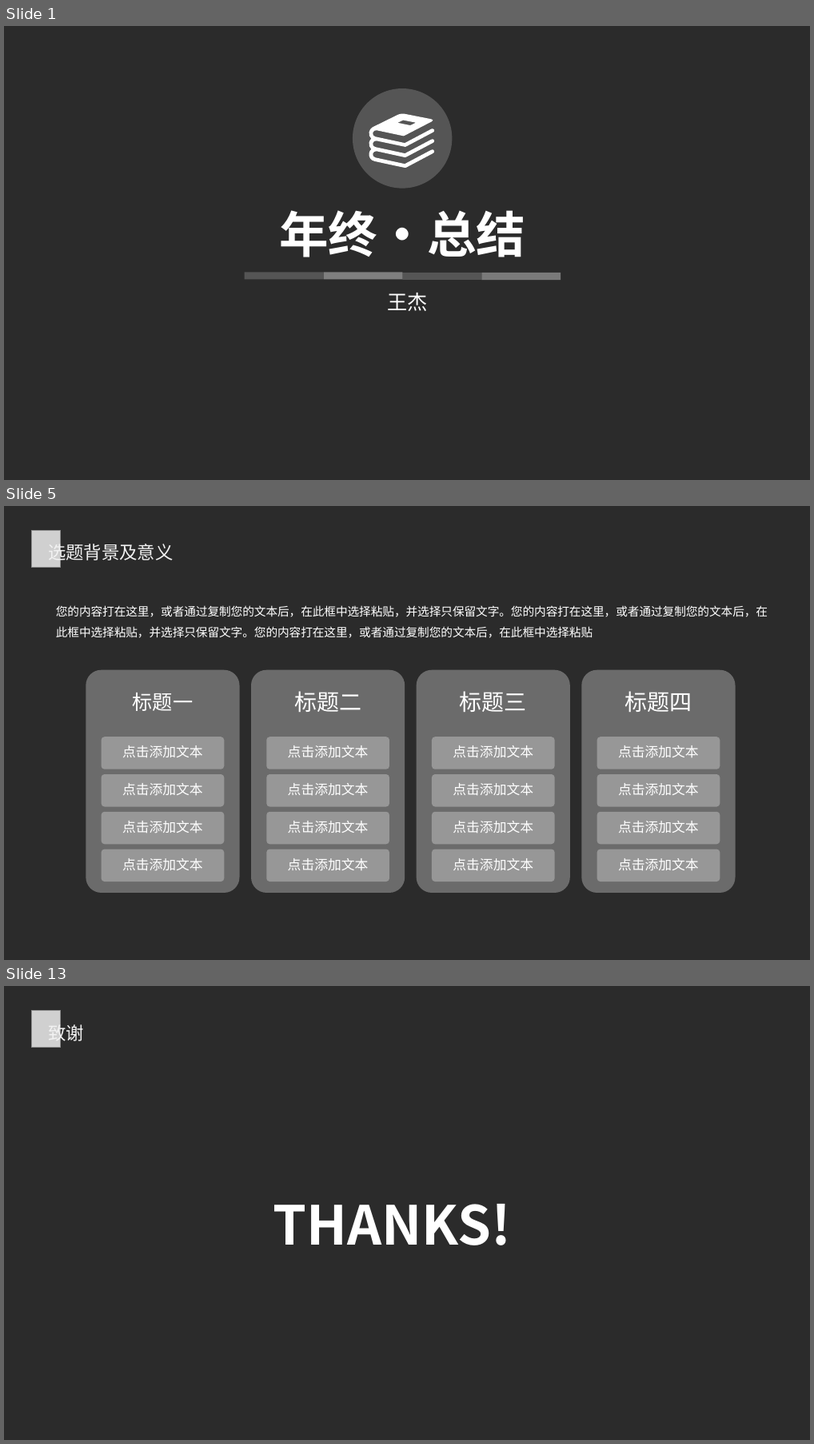
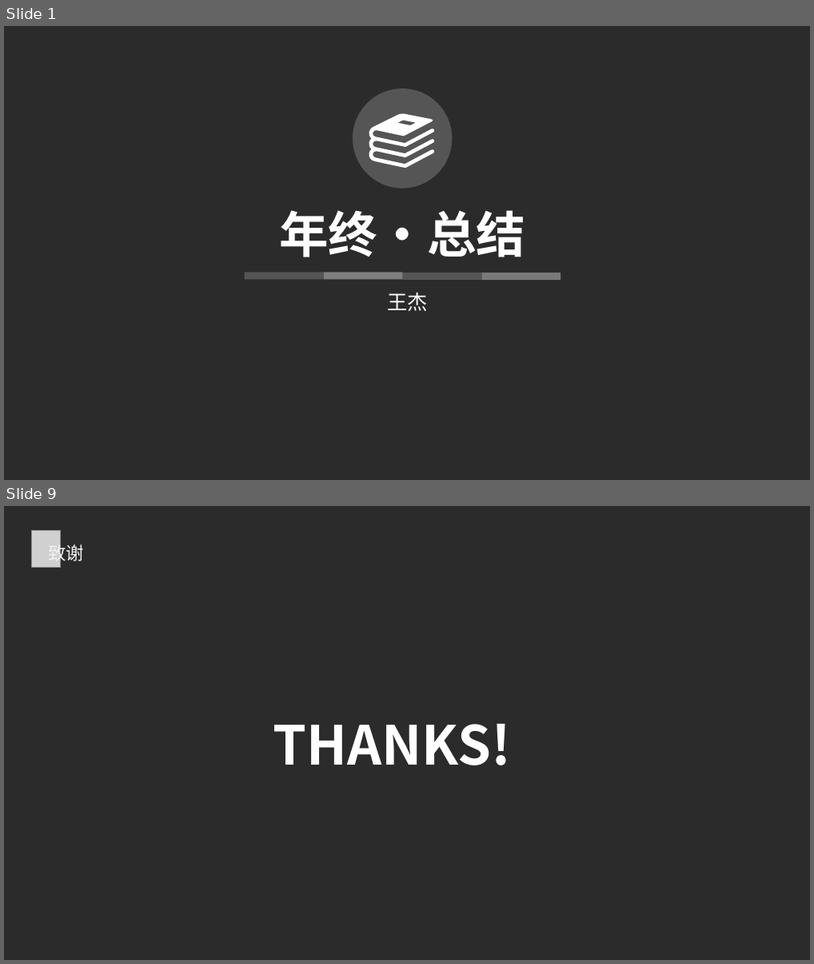
Before and after one commit to windright/ml_refer, a slide deck: 202001/年终总结.pptx. Shown one above the other, each under a label of ours: slides 1, 5 and 13 before the commit, slides 1 and 9 after it; the slides between them are not shown. The pictures are 814x1444 and 814x964 pixels, drawn with LibreOffice and Linux fonts; fonts in the diff are those of the drawing; grey boxes stand for pictures; background and template pictures are left out; a plain dark background stands for a picture behind light text. Boxes give left, top, right and bottom in pixels: in the first picture for what was removed or moved away, otherwise in the second. Text is boxed around its words. In the diff, an @@ line names an element or a change of style, - is before the commit and + after.

```diff
--- a/202001/年终总结.pptx
+++ b/202001/年终总结.pptx
@@ slide 5 removed at box(4, 506, 810, 960), background picture (left out) @@
@@ picture removed at box(31, 530, 61, 567) @@
@@ text removed at box(48, 541, 173, 564) @@
-选题背景及意义
@@ text removed at box(56, 605, 768, 638) @@
-您的内容打在这里，或者通过复制您的文本后，在此框中选择粘贴，并选择只保留文字。您的内容打在这里，或者通过复制您的文本后，在此框中选择粘贴，并选择只保留文字。您的内容打在这里，或者通过复制您的文本后，在此框中选择粘贴
@@ group removed at box(86, 670, 240, 892): 5 freeform shapes @@
-标题一
-点击添加文本
-点击添加文本
-点击添加文本
-点击添加文本
@@ group removed at box(251, 670, 406, 892): 5 freeform shapes @@
-标题二
-点击添加文本
-点击添加文本
-点击添加文本
-点击添加文本
@@ group removed at box(417, 670, 571, 892): 5 freeform shapes @@
-标题三
-点击添加文本
-点击添加文本
-点击添加文本
-点击添加文本
@@ group removed at box(582, 670, 736, 892): 5 freeform shapes @@
-标题四
-点击添加文本
-点击添加文本
-点击添加文本
-点击添加文本
@@ what was slide 13 is now slide 9 @@
```
Also in this commit, not shown: 2 slides changed, 5 slides added, 8 other slides removed.
